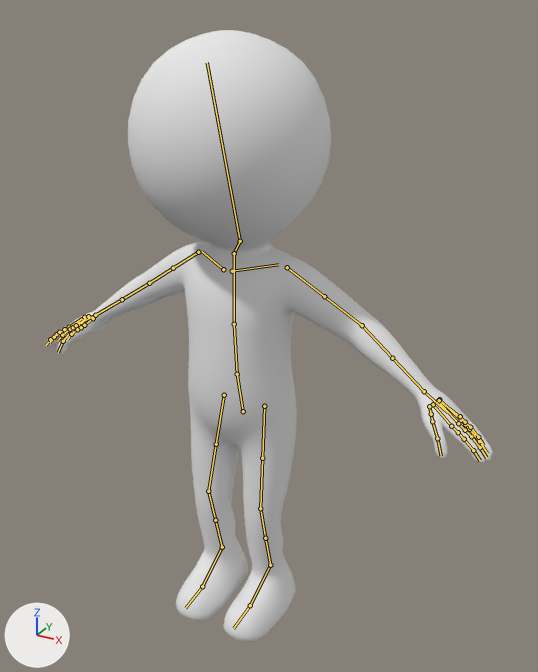
A saved change to the Blender file Alpha_Randalf.blend.
The view is the same before and after, from a 50 mm lens placed at (1.4, -2.27, 2.46), pointed at (0.07, 0.15, 1.25). The lights are fixed; the arrows at lower left show +X, +Y and +Z. The bones that bend it are drawn over the model as lines.
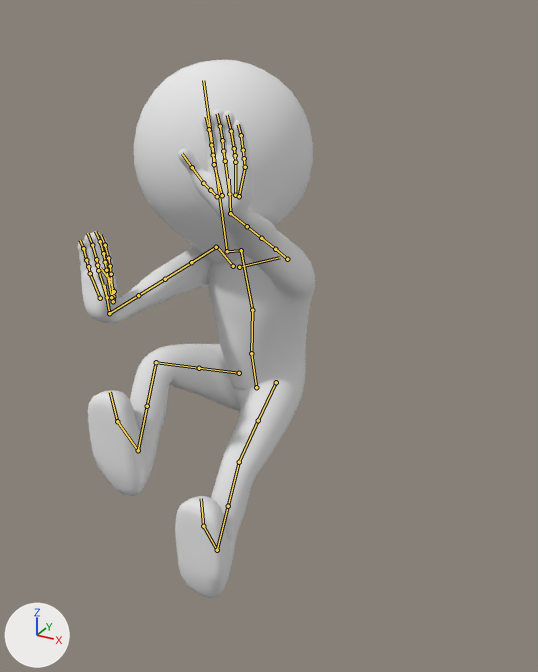
The newer file adds an action. The first version stands in its rest pose; the second is drawn at frame 30 of the action 'Wall Run'.

Changed parts and their boxes [x1, y1, x2, y2] in the pictures (538 x 672 px):
'Mesh.006', posed (47% narrower, 12% shorter)
    before: [45, 30, 493, 642]
    after: [78, 60, 315, 598]

The change in detail:
Bone 'neck' (bone_neck) turns from (0, 0, 0) to (109, -56, 21) degrees about its own x, y and z.
Bone 'upper_arm_pole.R' (bone_upper_arm_pole_r) moves from (0.0, 0.0, 0.0) to (-0.247, -0.014, -0.262).
Bone 'hand_ik.R' (bone_hand_ik_r) moves from (0.0, 0.0, 0.0) to (0.41, -0.426, 0.211).
Bone 'hand_ik.R' (bone_hand_ik_r) turns from (0, 0, 0) to (-101, -19, -66) degrees about its own x, y and z.
Bone 'hand_ik.L' (bone_hand_ik_l) moves from (0.0, 0.0, 0.0) to (-0.547, -0.532, 0.757).
Bone 'hand_ik.L' (bone_hand_ik_l) turns from (0, 0, 0) to (-93, 33, 83) degrees about its own x, y and z.
Bone 'head' (bone_head) turns from (0, 0, 0) to (-27, -7, 8) degrees about its own x, y and z.
Bone 'foot_ik.R' (bone_foot_ik_r) moves from (0.0, 0.0, 0.0) to (-0.254, -0.236, 0.58).
Bone 'foot_ik.R' (bone_foot_ik_r) turns from (0, 0, 0) to (91, 7, -1) degrees about its own x, y and z.
Bone 'foot_ik.L' (bone_foot_ik_l) moves from (0.0, 0.0, 0.0) to (-0.117, -0.25, 0.22).
Bone 'foot_ik.L' (bone_foot_ik_l) turns from (0, 0, 0) to (92, 0, 0) degrees about its own x, y and z.
Bone 'torso' (bone_torso) moves from (0.0, 0.0, 0.0) to (-0.12, 0.321, -0.067).
Bone 'ribs' (bone_ribs) turns from (0, 0, 0) to (12, -10, 3) degrees about its own x, y and z.
Bone 'spine' (bone_spine) turns from (0, 0, 0) to (-4, 2, -8) degrees about its own x, y and z.
